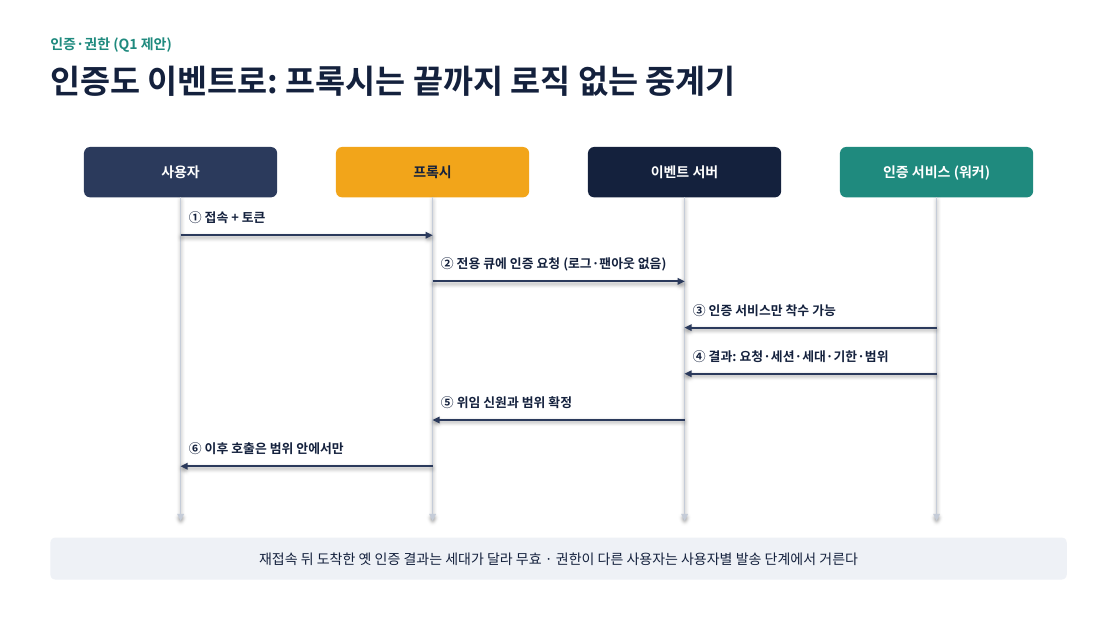
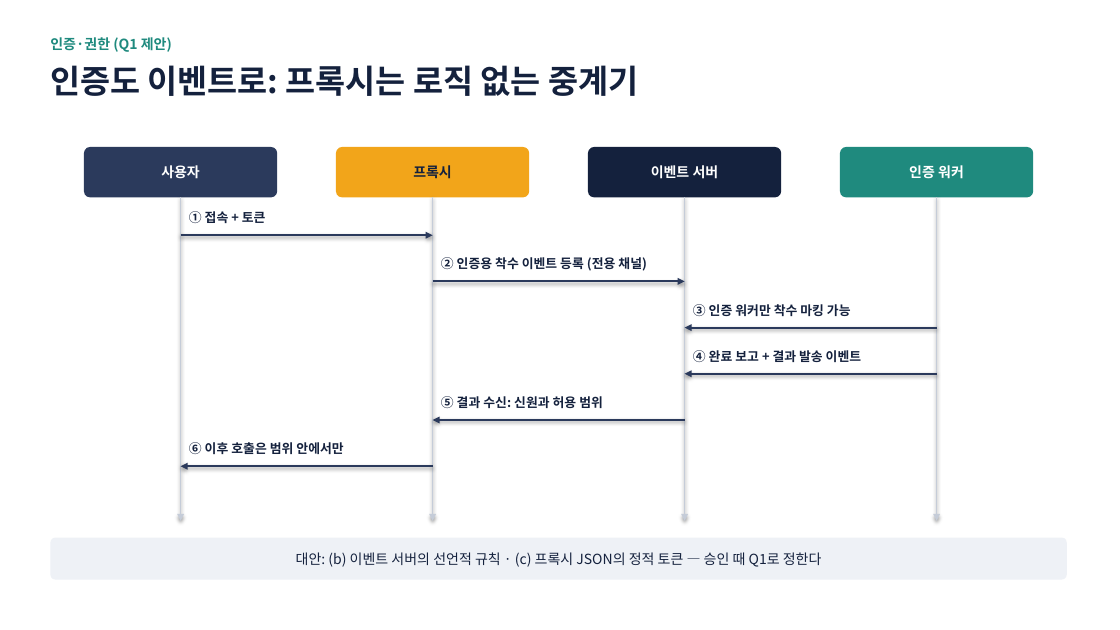
Before and after one commit to hikaMaeng/ruvent, a slide deck: slide 15 of docs/proposals/event-server-redesign.pptx. Drawn at 1120x630 pixels with LibreOffice and Linux fonts; fonts in the diff are those of the drawing. Boxes give left, top, right and bottom in pixels: in the first picture for what was removed or moved away, otherwise in the second. Text is boxed around its words. In the diff, an @@ line names an element or a change of style, - is before the commit and + after.

```diff
--- a/docs/proposals/event-server-redesign.pptx
+++ b/docs/proposals/event-server-redesign.pptx
@@ text at [50,65,638,96]: text changed @@
-인증도 이벤트로: 프록시는 끝까지 로직 없는 중계기
+인증도 이벤트로: 프록시는 로직 없는 중계기
@@ text in rounded rectangle at [909,165,964,179]: text changed @@
-인증 서비스 (워커)
+인증 워커
@@ text at [441,257,647,271]: text changed @@
-② 전용 큐에 인증 요청 (로그·팬아웃 없음)
+② 인증용 착수 이벤트 등록 (전용 채널)
@@ text at [693,304,851,316]: text changed @@
-③ 인증 서비스만 착수 가능
+③ 인증 워커만 착수 마킹 가능
@@ text at [693,350,861,362]: text changed @@
-④ 결과: 요청·세션·세대·기한·범위
+④ 완료 보고 + 결과 발송 이벤트
@@ text at [441,396,603,408]: text changed @@
-⑤ 위임 신원과 범위 확정
+⑤ 결과 수신: 신원과 허용 범위
@@ text in rounded rectangle at [296,552,822,567]: text changed @@
-재접속 뒤 도착한 옛 인증 결과는 세대가 달라 무효 · 권한이 다른 사용자는 사용자별 발송 단계에서 거른다
+대안: (b) 이벤트 서버의 선언적 규칙 · (c) 프록시 JSON의 정적 토큰 — 승인 때 Q1로 정한다
```
Also in this commit, not shown: 16 other slides changed, 6 slides added, 6 slides removed, 3 other files.
